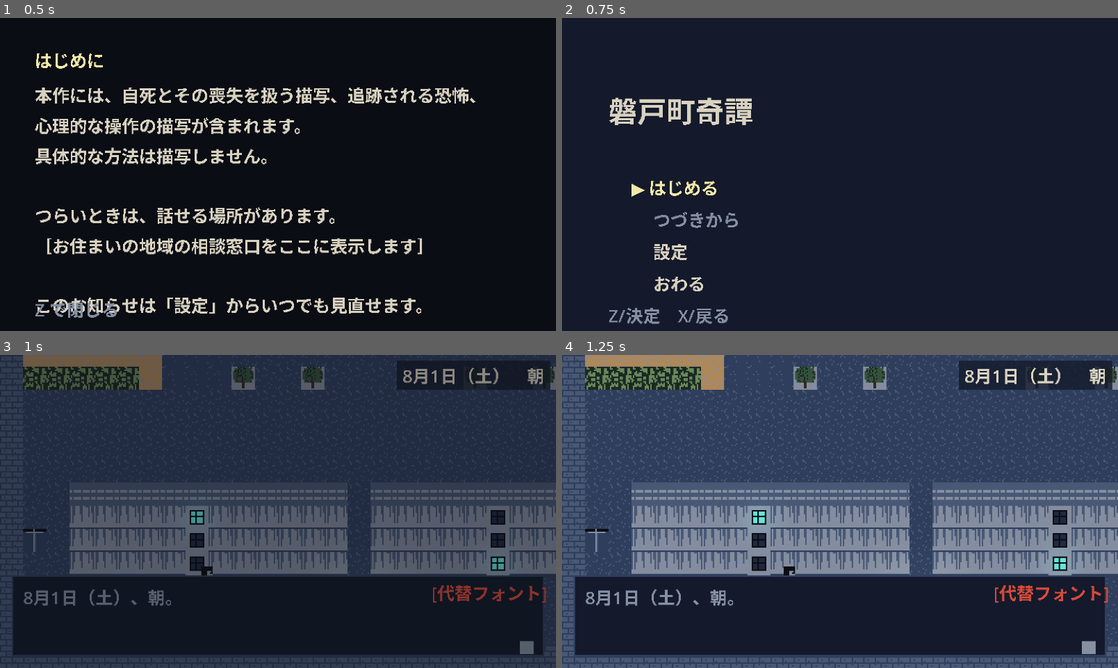
Above: before the commit, frames 1-4 (two rows, left to right).
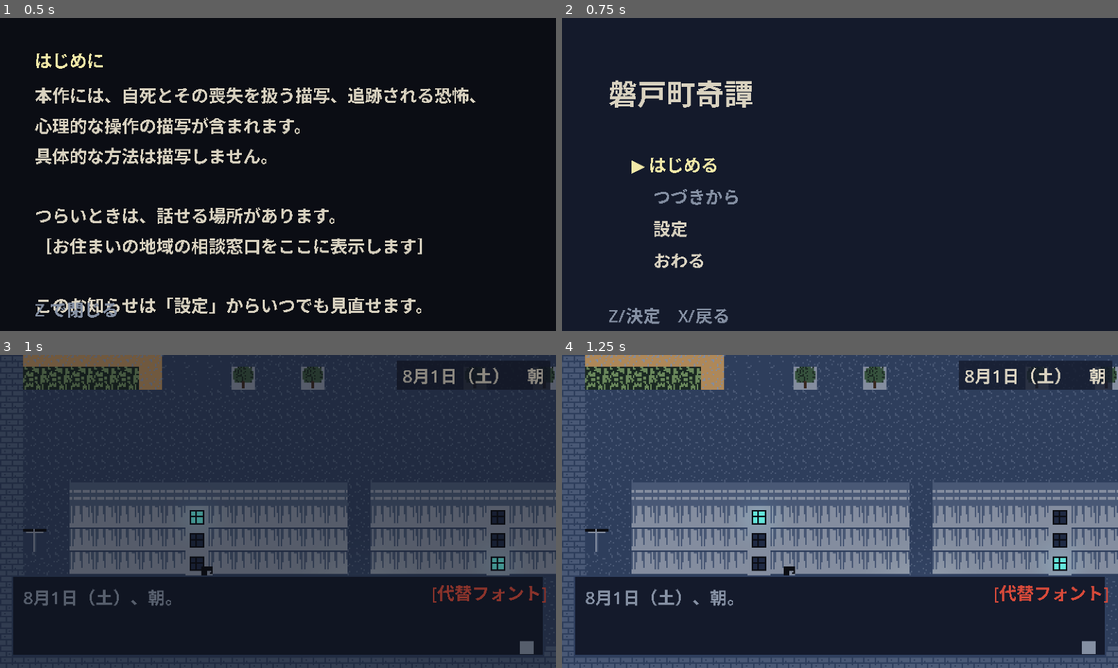
Above: after the commit, the same moments.

Repository: kijima-masaru/Ano-natsu-no-hyaku-ki-yak-
Game: Godot game, scene res://scenes/ui/title.tscn
The game is run twice, just before and just after one commit, with the same random seed, the same clock (stepped at 60 frames per second) and the same inputs.
Inputs:
- Up to frame 1 (0.5 s): no input
- Up to frame 2 (0.75 s): tap Enter (ui_accept) at 0.5 s; hold D (move_right) from 0.53 s (still down); hold F (flashlight) from 0.53 s (still down)
- Up to frame 3 (1 s): keep holding D (move_right); keep holding F (flashlight); tap Enter (ui_accept) at 0.77 s
- Up to frame 4 (1.25 s): keep holding D (move_right); keep holding F (flashlight)

Frame 1 is identical in both runs. In frame 2, 3.8% of the frame differs, in the area x 8-35%, y 19-88%; in frame 3, nothing differs; in frame 4, nothing differs.
Error in both runs: Cannot call method 'set_input_as_handled' on a null value. (res://scripts/ui/menu_list.gd:67)

Commit message:
feat(title): クリア後に「裏面から」を出す
一度でもクリアすると、8/1 から truth_revealed を立てて始める周回モードをメニューに加える。
警告は裏面でも省略しない（replay モードで表示してから開始）。
項目が 5 つになるので題字とメニューを 12px 上げ、脚注と重ならないようにする。

Co-Authored-By: Claude Fable 5.1 <noreply@anthropic.com>
Claude-Session: https://claude.ai/code/session_012m8V77zujmRXRRP5JutGJS

Diff:
--- a/scenes/ui/title.tscn
+++ b/scenes/ui/title.tscn
@@ -20,21 +20,21 @@
 [node name="Title" type="Label" parent="."]
 layout_mode = 0
 offset_left = 32.0
-offset_top = 48.0
+offset_top = 36.0
 offset_right = 352.0
-offset_bottom = 72.0
+offset_bottom = 60.0
 
 [node name="Subtitle" type="Label" parent="."]
 layout_mode = 0
 offset_left = 32.0
-offset_top = 74.0
+offset_top = 62.0
 offset_right = 352.0
-offset_bottom = 88.0
+offset_bottom = 76.0
 
 [node name="Menu" type="VBoxContainer" parent="."]
 layout_mode = 0
 offset_left = 48.0
-offset_top = 108.0
+offset_top = 92.0
 offset_right = 336.0
 offset_bottom = 180.0
 script = ExtResource("2_menu_list")
--- a/scripts/ui/title.gd
+++ b/scripts/ui/title.gd
@@ -43,10 +43,14 @@
 			has_any = true
 	var items: Array[Dictionary] = [
 		{"id": "new", "text": MessageResolver.text("ui_title_new")},
-		{"id": "continue", "text": MessageResolver.text("ui_title_continue"), "disabled": not has_any},
+		{"id": "continue", "text": MessageResolver.text("ui_title_continue"), "disabled": not has_any},]
+	if SaveManager.has_cleared():
+		# 周回：初回から truth_revealed を立てて始める「裏面」（docs/SCENARIO.md §7）
+		items.append({"id": "ura", "text": MessageResolver.text("ui_title_ura")})
+	items.append_array([
 		{"id": "settings", "text": MessageResolver.text("ui_title_settings")},
 		{"id": "quit", "text": MessageResolver.text("ui_title_quit")},
-	]
+	])
 	_list.set_items(items)
 
 
@@ -58,7 +62,9 @@
 func _on_activated(_index: int, id: String) -> void:
 	match id:
 		"new":
-			_start_new_game()
+			_start_new_game(false)
+		"ura":
+			_start_new_game(true)
 		"continue":
 			_open_slots()
 		"settings":
@@ -67,8 +73,17 @@
 			get_tree().quit()
 
 
-func _start_new_game() -> void:
+## 裏面（ura）は真相版のテキストで最初から。警告は裏面でも省略しない（docs/CONTENT_NOTICE.md §3）
+func _start_new_game(ura: bool) -> void:
+	if ura:
+		var notice: Control = NOTICE_SCENE.instantiate() as Control
+		notice.set("mode", "replay")
+		add_child(notice)
+		_list.visible = false
+		await Signal(notice, "acknowledged")
 	GameState.reset()
+	if ura:
+		GameState.raise_flag(MessageResolver.TRUTH_FLAG)
 	Calendar.set_day(1)
 	_change_to_game()
 
